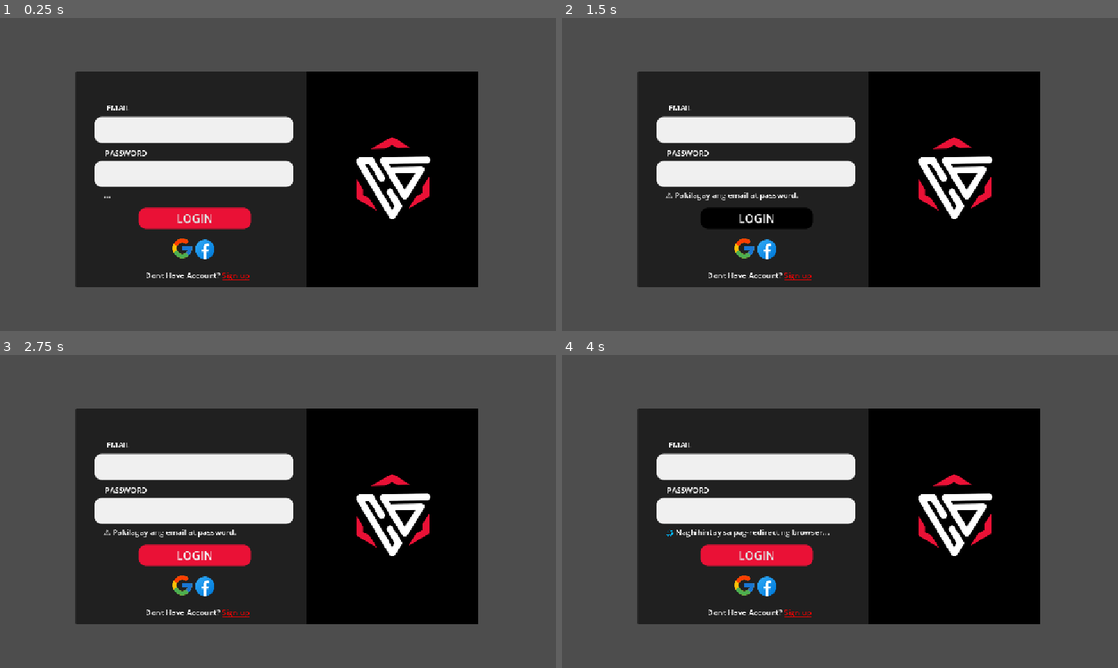
Above: before the commit, frames 1-4 (two rows, left to right).
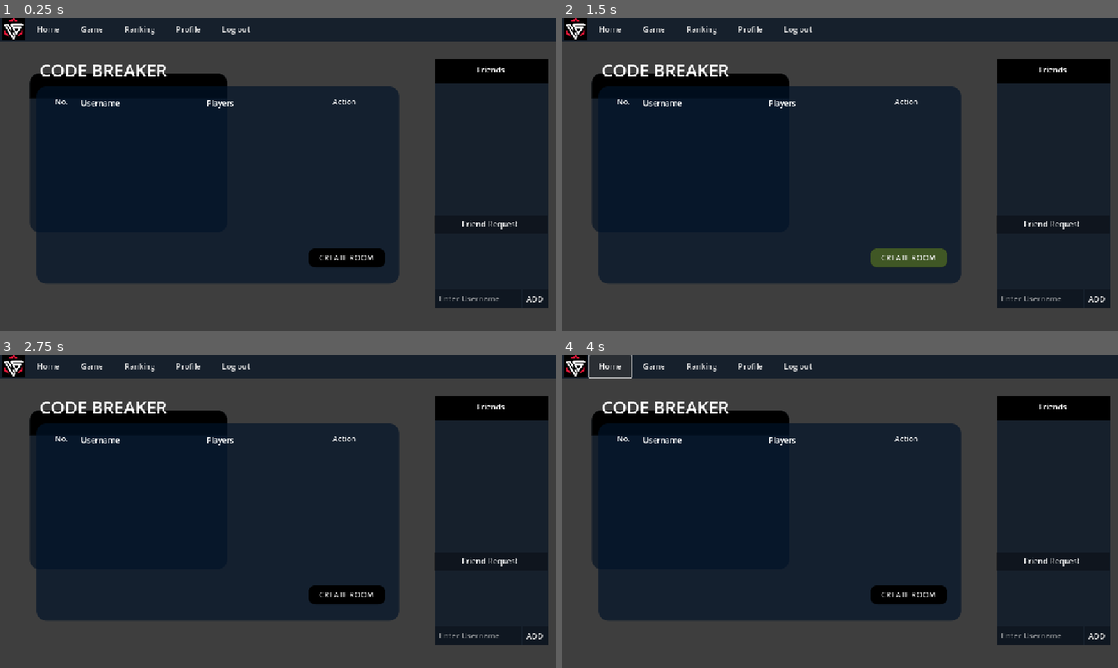
Above: after the commit, the same moments.

Repository: muckfaru/capstone2
Game: Godot game, scene res://scene/landing.tscn
Two runs of this game, one before a commit and one after it. Both use one fixed random seed, a clock stepped at 60 frames per second and the inputs below. Before the commit the project starts from res://scene/login.tscn. Video files are missing from this copy of the repository; at most half a second of black plays in their place.
Inputs (mouse positions are in pixels of both pictures, inside the frame that each line leads up to):
- Up to frame 1 (0.25 s): no input
- Up to frame 2 (1.5 s): click (906, 259) at 0.5 s, where only the run after the commit has a clickable "CREATE ROOM"; click (756, 218) at 1.25 s, where only the run before the commit has a clickable "LOGIN"
- Up to frame 3 (2.75 s): click (11, 367) at 2.02 s
- Up to frame 4 (4 s): click (745, 583) at 2.77 s; click (612, 367) at 3.5 s, where only the run after the commit has a clickable "Home"

The runs differ from the first frame. In frame 1, 62% of the frame differs, in the area x 0-100%, y 0-93%; in frame 2, 63%; in frame 3, 62%; in frame 4, 62%.

Commit message:
unfinish

Diff:
--- a/project.godot
+++ b/project.godot
@@ -11,7 +11,7 @@
 [application]
 
 config/name="capstone"
-run/main_scene="uid://bhgomehtb5guv"
+run/main_scene="uid://5o3qtaqdnl8s"
 config/features=PackedStringArray("4.4", "Forward Plus")
 config/icon="res://icon.svg"
 
--- /dev/null
+++ b/scene/code_breaker_lobby.tscn
@@ -0,0 +1,133 @@
+[gd_scene load_steps=8 format=3 uid="uid://b14mflwcapld1"]
+
+[ext_resource type="Script" uid="uid://elvke108a8gu" path="res://script/code_breaker_lobby.gd" id="1_p5ftw"]
+
+[sub_resource type="StyleBoxFlat" id="StyleBoxFlat_qydhr"]
+bg_color = Color(0.6, 0.6, 0.6, 0)
+
+[sub_resource type="StyleBoxFlat" id="StyleBoxFlat_p5ftw"]
+bg_color = Color(0.00392157, 0.0745098, 0.160784, 0.690196)
+corner_radius_top_left = 20
+corner_radius_top_right = 20
+corner_radius_bottom_right = 20
+corner_radius_bottom_left = 20
+
+[sub_resource type="StyleBoxFlat" id="StyleBoxFlat_7nkrr"]
+bg_color = Color(0.250708, 0.340676, 0.14517, 1)
+corner_radius_top_left = 15
+corner_radius_top_right = 15
+corner_radius_bottom_right = 15
+corner_radius_bottom_left = 15
+
+[sub_resource type="StyleBoxFlat" id="StyleBoxFlat_3upjy"]
+bg_color = Color(0, 0, 0, 1)
+corner_radius_top_left = 15
+corner_radius_top_right = 15
+corner_radius_bottom_right = 15
+corner_radius_bottom_left = 15
+
+[sub_resource type="StyleBoxFlat" id="StyleBoxFlat_ol6m0"]
+bg_color = Color(0, 0, 0, 1)
+corner_radius_top_left = 15
+corner_radius_top_right = 15
+corner_radius_bottom_right = 15
+corner_radius_bottom_left = 15
+
+[sub_resource type="StyleBoxFlat" id="StyleBoxFlat_7nkdn"]
+bg_color = Color(0, 0, 0, 1)
+corner_radius_top_left = 15
+corner_radius_top_right = 15
+corner_radius_bottom_right = 15
+corner_radius_bottom_left = 15
+
+[node name="CodeBreakerLobby" type="Panel"]
+offset_left = -99.0
+offset_top = 45.0
+offset_right = 1260.0
+offset_bottom = 646.0
+theme_override_styles/panel = SubResource("StyleBoxFlat_qydhr")
+script = ExtResource("1_p5ftw")
+
+[node name="TitleLabel" type="Label" parent="."]
+custom_minimum_size = Vector2(200, 40)
+layout_mode = 1
+anchors_preset = -1
+anchor_left = 0.35
+anchor_top = 0.12
+anchor_right = 0.65
+anchor_bottom = 0.12
+offset_left = -270.65
+offset_top = 15.88
+offset_right = -394.35
+offset_bottom = 65.88
+theme_override_font_sizes/font_size = 36
+text = "CODE BREAKER"
+horizontal_alignment = 1
+vertical_alignment = 1
+
+[node name="LobbyPanel" type="Panel" parent="."]
+custom_minimum_size = Vector2(600, 400)
+layout_mode = 1
+anchors_preset = -1
+anchor_left = 0.1
+anchor_top = 0.25
+anchor_right = 0.9
+anchor_bottom = 0.9
+offset_left = 68.1
+offset_top = -4.25
+offset_right = -260.1
+offset_bottom = 5.10004
+theme_override_styles/panel = SubResource("StyleBoxFlat_p5ftw")
+
+[node name="HeaderRow" type="HBoxContainer" parent="LobbyPanel"]
+custom_minimum_size = Vector2(0, 30)
+layout_mode = 0
+anchor_left = 0.05
+anchor_top = 0.05
+anchor_right = 0.95
+anchor_bottom = 0.05
+alignment = 1
+
+[node name="LabelNo" type="Label" parent="LobbyPanel/HeaderRow"]
+custom_minimum_size = Vector2(50, 30)
+layout_mode = 2
+text = "No."
+
+[node name="LabelUser" type="Label" parent="LobbyPanel/HeaderRow"]
+layout_mode = 2
+size_flags_horizontal = 3
+text = "Username"
+
+[node name="LabelPlayers" type="Label" parent="LobbyPanel/HeaderRow"]
+layout_mode = 2
+size_flags_horizontal = 2
+text = "Players"
+
+[node name="LabelAction" type="Label" parent="LobbyPanel/HeaderRow"]
+custom_minimum_size = Vector2(100, 30)
+layout_mode = 2
+text = "Action"
+
+[node name="RoomListContainer" type="VBoxContainer" parent="LobbyPanel"]
+layout_mode = 1
+anchors_preset = -1
+anchor_left = 0.05
+anchor_top = 0.15
+anchor_right = 0.95
+anchor_bottom = 0.75
+offset_left = -0.400002
+offset_right = 1.40002
+theme_override_constants/separation = 5
+
+[node name="CreateRoomButton" type="Button" parent="LobbyPanel"]
+custom_minimum_size = Vector2(160, 40)
+layout_mode = 0
+anchor_left = 0.75
+anchor_top = 0.82
+anchor_right = 0.95
+anchor_bottom = 0.9
+theme_override_styles/focus = SubResource("StyleBoxFlat_7nkrr")
+theme_override_styles/hover = SubResource("StyleBoxFlat_3upjy")
+theme_override_styles/pressed = SubResource("StyleBoxFlat_ol6m0")
+theme_override_styles/normal = SubResource("StyleBoxFlat_7nkdn")
+text = "CREATE ROOM"
--- a/scene/landing.tscn
+++ b/scene/landing.tscn
@@ -9,6 +9,7 @@
 [ext_resource type="Texture2D" uid="uid://dp4co62dijgua" path="res://asset/icons/akashic tgc 1.png" id="4_hlv06"]
 [ext_resource type="Texture2D" uid="uid://cckv7p82fksqa" path="res://asset/icons/Defuse the trojan 1.png" id="5_1dlu4"]
 [ext_resource type="PackedScene" uid="uid://d0infgusfi845" path="res://scene/chat.tscn" id="9_1dlu4"]
+[ext_resource type="PackedScene" uid="uid://b14mflwcapld1" path="res://scene/code_breaker_lobby.tscn" id="9_08qf3"]
 [ext_resource type="PackedScene" uid="uid://bsi01dt2s0qq7" path="res://scene/view_player_profile.tscn" id="10_xyz99"]
 
 [sub_resource type="StyleBoxFlat" id="StyleBoxFlat_irntn"]
@@ -165,6 +166,15 @@
 offset_bottom = 314.0
 texture = ExtResource("3_7xp6e")
 
+[node name="CodeBreakerButton" type="Button" parent="VideoStreamPlayer/GameSelectPanel/allgame"]
+layout_mode = 0
+offset_left = 510.0
+offset_top = 260.0
+offset_right = 710.0
+offset_bottom = 300.0
+text = "Open Lobby"
+flat = true
+
 [node name="NinePatchRect2" type="NinePatchRect" parent="VideoStreamPlayer/GameSelectPanel/allgame"]
 layout_mode = 0
 offset_left = 248.0
@@ -215,6 +225,7 @@
 theme_override_styles/panel = SubResource("StyleBoxFlat_hlv06")
 
 [node name="ProfilePanel" type="Panel" parent="VideoStreamPlayer"]
+visible = false
 layout_mode = 0
 offset_left = 134.0
 offset_top = 22.0
@@ -396,20 +407,12 @@
 horizontal_alignment = 1
 vertical_alignment = 1
 
-[node name="FriendListPanel" parent="." instance=ExtResource("3_hlv06")]
-layout_mode = 0
-offset_left = 858.0
-offset_top = 82.0
-offset_right = 1092.0
-offset_bottom = 599.0
-
-[node name="ChatPanel" parent="." instance=ExtResource("9_1dlu4")]
-visible = false
-layout_mode = 0
-offset_left = 42.0
-offset_top = 387.0
-offset_right = 368.0
-offset_bottom = 611.0
+[node name="CodeBreakerLobby" parent="VideoStreamPlayer" instance=ExtResource("9_08qf3")]
+layout_mode = 0
+offset_left = 11.0
+offset_top = 20.0
+offset_right = 1360.0
+offset_bottom = 634.0
 
 [node name="NavigationPanel" type="Panel" parent="."]
 custom_minimum_size = Vector2(0, 46)
@@ -457,3 +460,17 @@
 layout_mode = 2
 theme_override_styles/normal = SubResource("StyleBoxFlat_xoh2d")
 text = "Log out"
+
+[node name="ChatPanel" parent="." instance=ExtResource("9_1dlu4")]
+layout_mode = 0
+offset_left = 42.0
+offset_top = 387.0
+offset_right = 368.0
+offset_bottom = 611.0
+
+[node name="FriendListPanel" parent="." instance=ExtResource("3_hlv06")]
+layout_mode = 0
+offset_left = 901.0
+offset_top = 84.0
+offset_right = 1135.0
+offset_bottom = 601.0
--- /dev/null
+++ b/script/code_breaker_lobby.gd
@@ -0,0 +1,11 @@
+extends Panel
+
+
+# Called when the node enters the scene tree for the first time.
+func _ready() -> void:
+	pass # Replace with function body.
+
+
+# Called every frame. 'delta' is the elapsed time since the previous frame.
+func _process(delta: float) -> void:
+	pass
Not shown: 1 places in scene/landing.tscn that only renumber resources
Not shown, added: script/code_breaker_lobby.gd.uid
